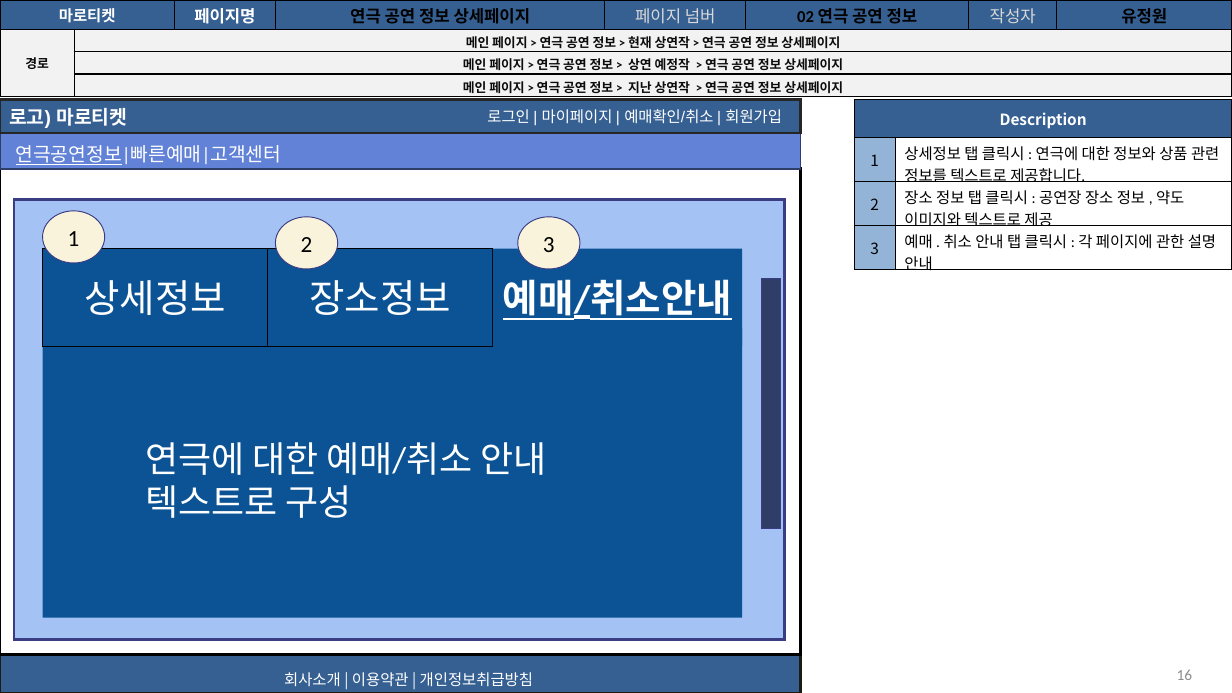
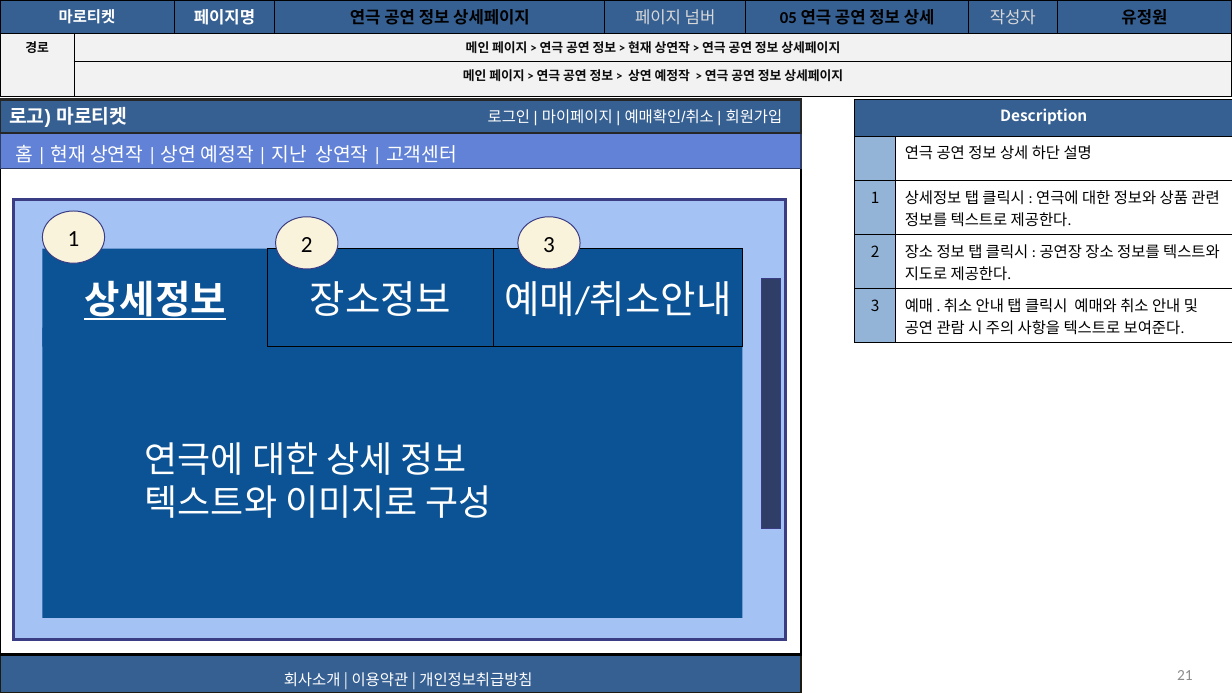
Before and after one commit to Soobinnni/Marroticket, a slide deck: slide 21 of 프로젝트 산출물/9. 스토리보드/마로티켓 사용자 스토리보드.pptx (slide 16 before the commit). Drawn at 1232x693 pixels with LibreOffice and Linux fonts; fonts in the diff are those of the drawing. Boxes give left, top, right and bottom in pixels: in the first picture for what was removed or moved away, otherwise in the second. Text is boxed around its words. In the diff, an @@ line names an element or a change of style, - is before the commit and + after.

```diff
--- a/프로젝트 산출물/9. 스토리보드/마로티켓 사용자 스토리보드.pptx
+++ b/프로젝트 산출물/9. 스토리보드/마로티켓 사용자 스토리보드.pptx
@@ table at (x1=0, y1=0, x2=1232, y2=303) @@
-row 1, column 6: 02 연극 공연 정보
+row 1, column 6: 05 연극 공연 정보 상세
-row 4:  | 메인 페이지 > 연극 공연 정보 > 지난 상연작 > 연극 공연 정보 상세페이지 |  |  |  |  |  | 
@@ text "로그인 | 마이페이지 | 예매확인/취소 ..." rewrapped from (x1=463, y1=58, x2=713, y2=90) to (x1=488, y1=69, x2=783, y2=81) @@
@@ rectangle "로고) 마로티켓" at (x1=0, y1=99, x2=800, y2=132): outline #262626 2 pt to #262626 2.01 pt @@
@@ table at (x1=855, y1=99, x2=1232, y2=402) @@
-row 2: 1 | 상세정보 탭 클릭시 : 연극에 대한 정보와 상품 관련 정보를 텍스트로 제공합니다.
-row 3: 2 | 장소 정보 탭 클릭시 : 공연장 장소 정보 , 약도 이미지와 텍스트로 제공
-row 4: 3 | 예매 . 취소 안내 탭 클릭시 : 각 페이지에 관한 설명 안내
+row 2:  | 연극 공연 정보 상세 하단 설명
+row 3: 1 | 상세정보 탭 클릭시 : 연극에 대한 정보와 상품 관련 정보를 텍스트로 제공한다.
+row 4: 2 | 장소 정보 탭 클릭시 : 공연장 장소 정보를 텍스트와 지도로 제공한다.
+row 5: 3 | 예매 . 취소 안내 탭 클릭시 예매와 취소 안내 및 공연 관람 시 주의 사항을 텍스트로 보여준다.
@@ text at (x1=15, y1=145, x2=457, y2=163): text changed @@
-연극공연정보|빠른예매|고객센터
+홈 | 현재 상연작 | 상연 예정작 | 지난 상연작 | 고객센터
@@ rectangle at (x1=0, y1=168, x2=800, y2=654): outline #000000 2 pt to #000000 2.01 pt @@
@@ rectangle at (x1=14, y1=200, x2=785, y2=640): outline #3A3C84 2.25 pt to #3A3C84 2.27 pt @@
@@ outline #3A3C84 0.75 pt to #3A3C84 0.76 pt in 3 elements at (x1=43, y1=211, x2=104, y2=262), (x1=275, y1=216, x2=337, y2=268), (x1=518, y1=216, x2=579, y2=268) @@
@@ rectangle "상세정보" at (x1=43, y1=249, x2=268, y2=347): bold on, underline on; outline #000000 0.75 pt to none @@
@@ rectangle "장소정보" at (x1=268, y1=249, x2=494, y2=347): outline #000000 0.75 pt to #000000 0.76 pt @@
@@ rectangle "예매/취소안내" at (x1=494, y1=249, x2=743, y2=347): bold off, underline off; outline none to #000000 0.76 pt @@
@@ text at (x1=145, y1=442, x2=491, y2=518): text changed @@
-연극에 대한 예매/취소 안내 텍스트로 구성
+연극에 대한 상세 정보
+텍스트와 이미지로 구성
@@ rectangle "회사소개 | 이용약관 | 개인정보취급방침" at (x1=0, y1=654, x2=800, y2=693): indent changed; outline #1D1B10 2 pt to #1D1B10 2.01 pt @@
@@ page number at (x1=1177, y1=670, x2=1193, y2=680): text changed @@
-16
+21
```
Also in this commit, not shown: 47 other slides changed, 13 slides added, 1 slide removed, 36 other files.
